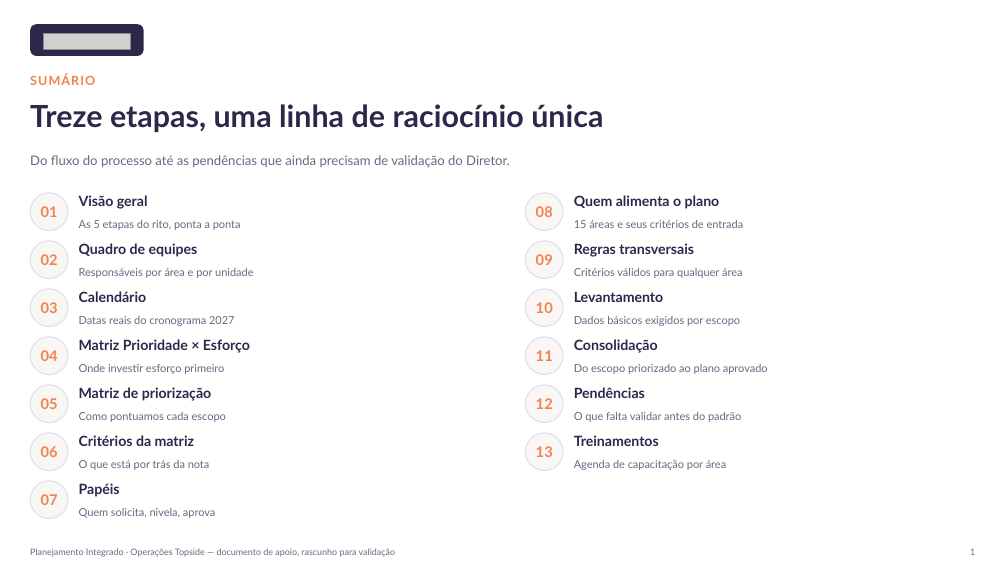
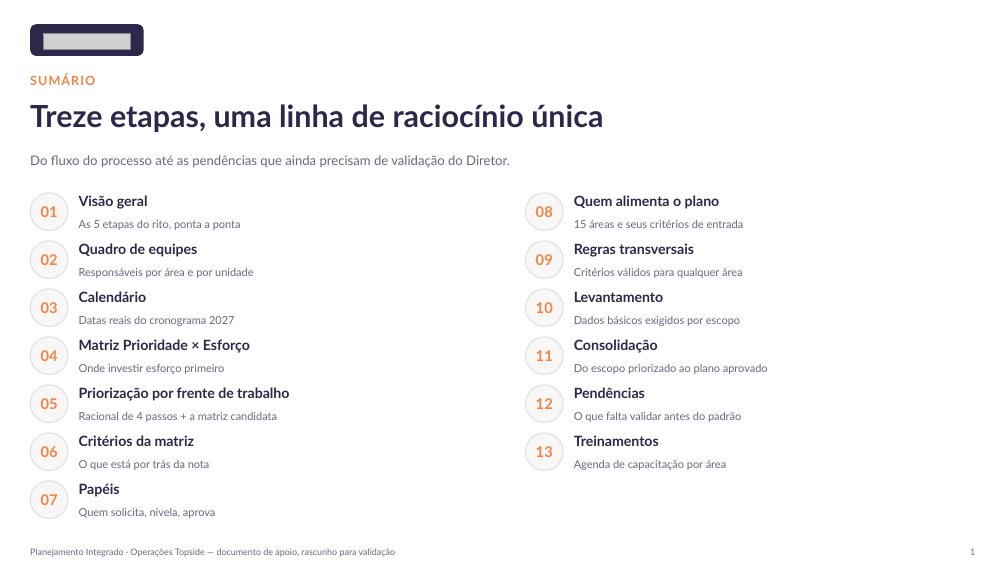
Before and after one commit to LucasRibaas/Planejamento, a slide deck: slide 2 of Planejamento_Integrado_Operacoes_Topside.pptx. Drawn at 1008x567 pixels with LibreOffice and Linux fonts; fonts in the diff are those of the drawing; grey boxes stand for pictures. Boxes give left, top, right and bottom in pixels: in the first picture for what was removed or moved away, otherwise in the second. Text is boxed around its words. In the diff, an @@ line names an element or a change of style, - is before the commit and + after.

```diff
--- a/Planejamento_Integrado_Operacoes_Topside.pptx
+++ b/Planejamento_Integrado_Operacoes_Topside.pptx
@@ text at box(79, 387, 289, 401): text changed @@
-Matriz de priorização
+Priorização por frente de trabalho
@@ text at box(79, 412, 277, 422): text changed @@
-Como pontuamos cada escopo
+Racional de 4 passos + a matriz candidata
```
Also in this commit, not shown: 16 other slides changed, 4 slides added, 1 other file.
